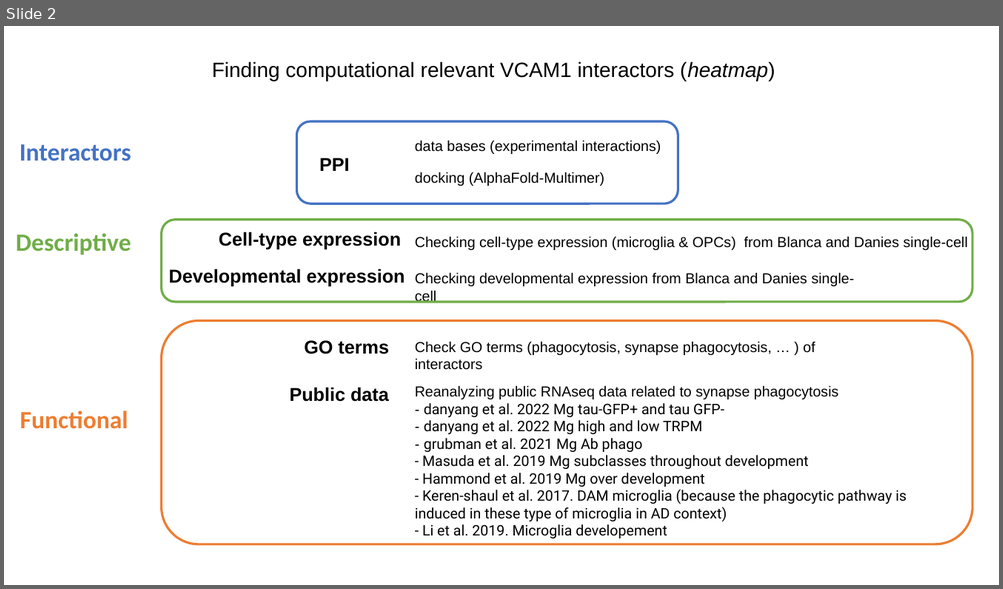
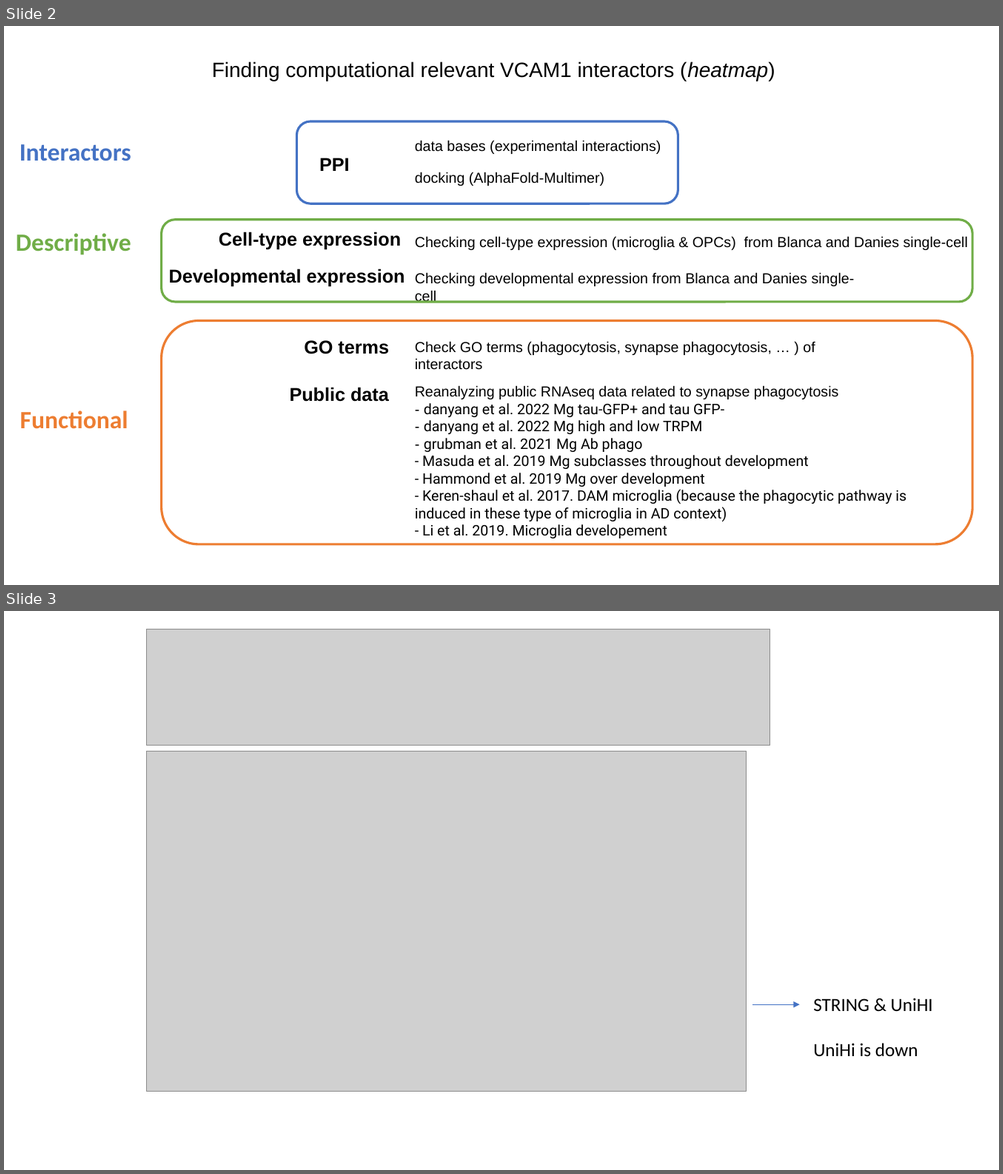
Before and after one commit to cgeyskens/phd, a slide deck: ppi/ppi-project.pptx. Shown one above the other, each under a label of ours: slide 2 before the commit, slides 2 and 3 after it. The pictures are 1003x589 and 1003x1174 pixels, drawn with LibreOffice and Linux fonts; fonts in the diff are those of the drawing; grey boxes stand for pictures. Boxes give left, top, right and bottom in pixels: in the first picture for what was removed or moved away, otherwise in the second. Text is boxed around its words. In the diff, an @@ line names an element or a change of style, - is before the commit and + after.

```diff
--- a/ppi/ppi-project.pptx
+++ b/ppi/ppi-project.pptx
@@ slide 3 added at (4, 611, 999, 1170), background #FFFFFF @@
@@ picture added at (147, 629, 769, 745) @@
@@ picture added at (147, 752, 746, 1091) @@
@@ arrow added from (752, 1005) to (800, 1005), #4472C4 0.5 pt @@
@@ text added at (813, 998, 933, 1057), 18 pt, text #000000 @@
+STRING & UniHI
+UniHi is down
```
Also in this commit, not shown: 3 other slides added, 5 other files.
